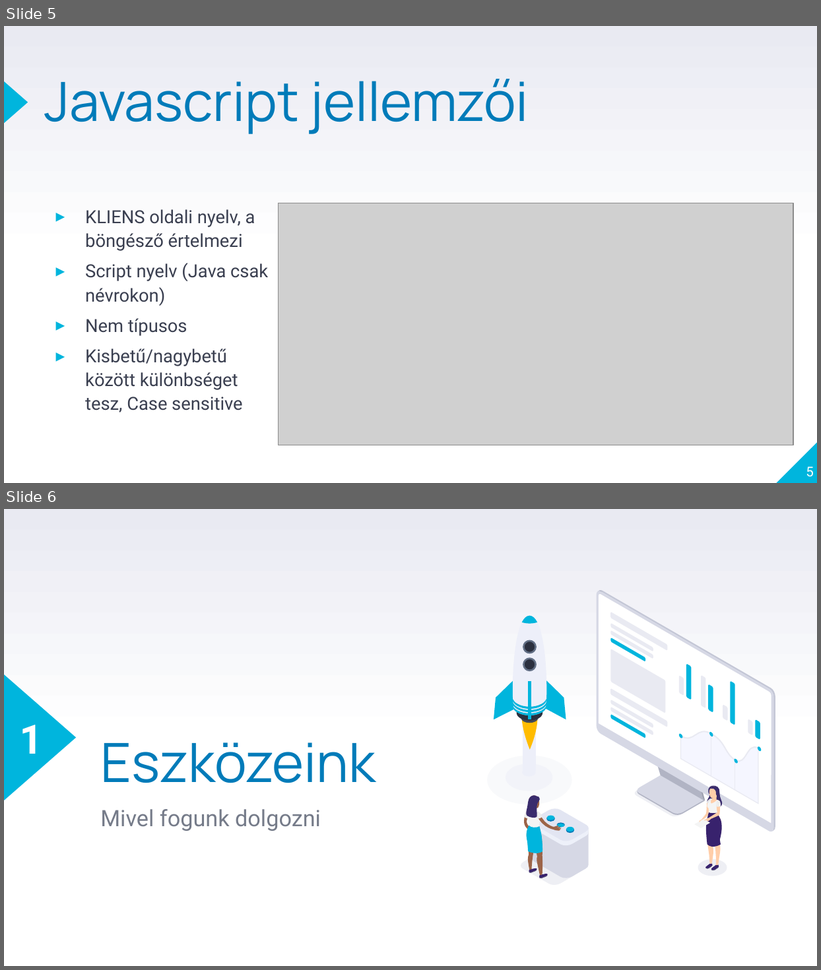
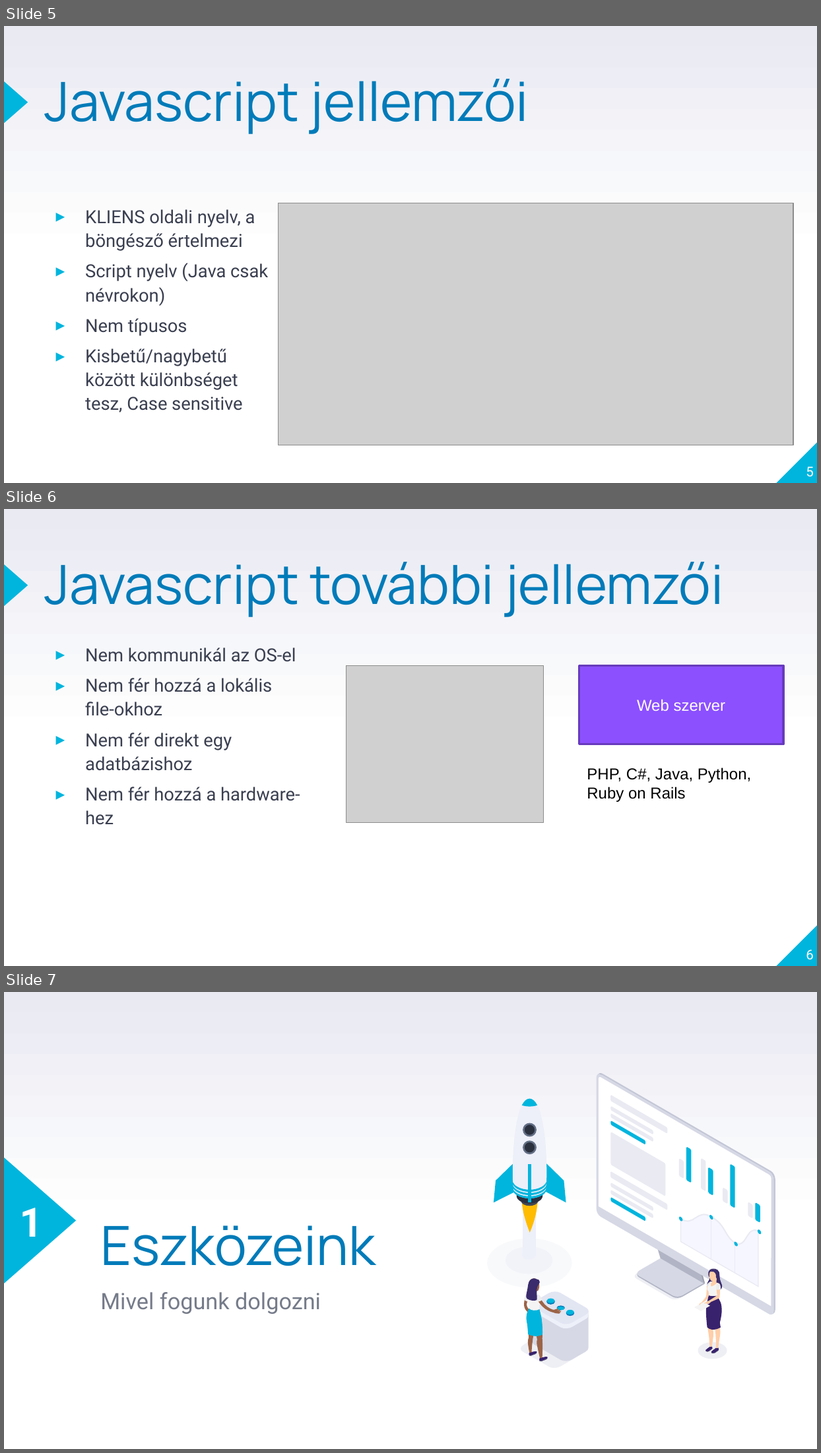
Before and after one commit to laszlofeher/javascriptalapok, a slide deck: 1Alkalom/Js1.pptx. Shown one above the other, each under a label of ours: slides 5 and 6 before the commit, slides 5, 6 and 7 after it. The pictures are 821x970 and 821x1453 pixels, drawn with LibreOffice and Linux fonts; fonts in the diff are those of the drawing; grey boxes stand for pictures. Boxes give left, top, right and bottom in pixels: in the first picture for what was removed or moved away, otherwise in the second. Text is boxed around its words. In the diff, an @@ line names an element or a change of style, - is before the commit and + after.

```diff
--- a/1Alkalom/Js1.pptx
+++ b/1Alkalom/Js1.pptx
@@ slide 6 added at (x1=4, y1=509, x2=817, y2=966), background gradient #FFFFFF to #E9EAF2; not listed: 2 template elements that a slide beside it also shows @@
@@ title added at (x1=45, y1=562, x2=723, y2=617), 48 pt, text #007BB9 @@
+Javascript további jellemzői
@@ text added at (x1=85, y1=648, x2=300, y2=825), 16 pt, text #3A3F50 @@
+▸ Nem kommunikál az OS-el
+▸ Nem fér hozzá a lokális file-okhoz
+▸ Nem fér direkt egy adatbázishoz
+▸ Nem fér hozzá a hardware-hez
@@ picture added at (x1=347, y1=666, x2=544, y2=823) @@
@@ rectangle added at (x1=579, y1=666, x2=783, y2=745), fill #8C50FF, outline #683BBD 2 pt, 14 pt, text #FFFFFF @@
+Web szerver
@@ text added at (x1=587, y1=768, x2=751, y2=802), 14 pt, text #000000 @@
+PHP, C#, Java, Python, Ruby on Rails
@@ page number added at (x1=806, y1=950, x2=814, y2=960), 12 pt, text #FFFFFF @@
+6
@@ what was slide 6 is now slide 7 @@
```
Also in this commit, not shown: 2 slides changed, 26 other files.
